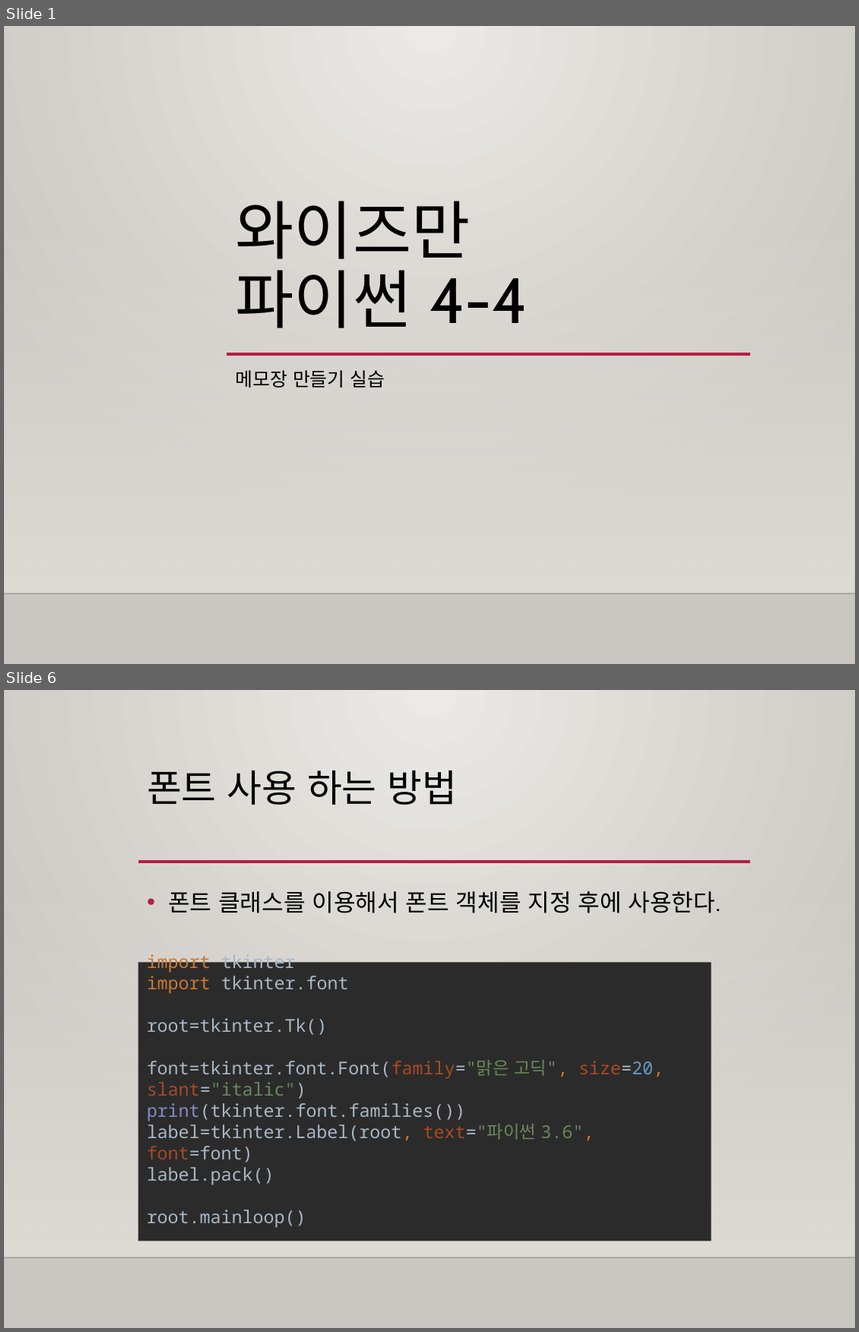
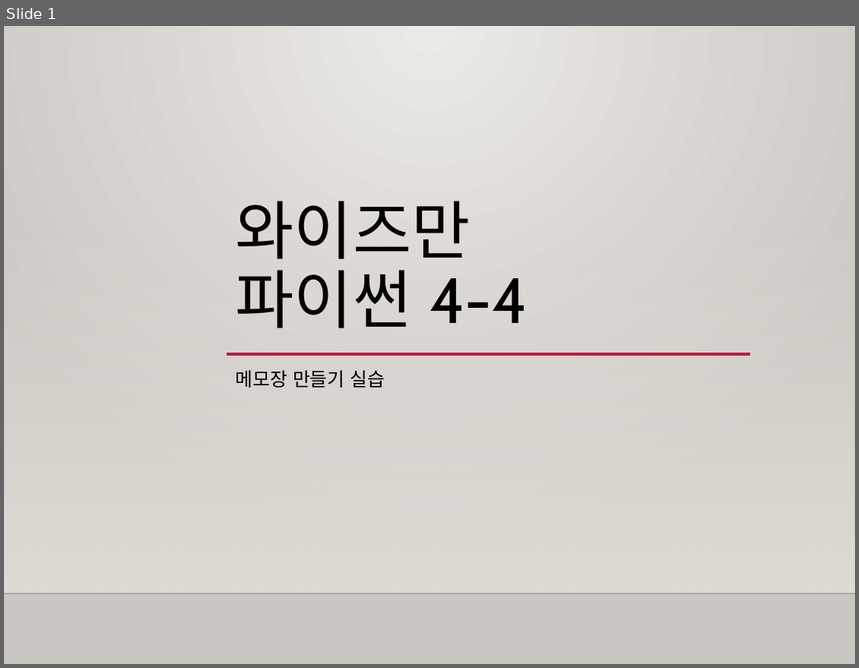
Before and after one commit to freshmea/weizman_python_class, a slide deck: textbook/파이썬4-4교시.pptx. Shown one above the other, each under a label of ours: slides 1 and 6 before the commit, slide 1 after it; the slides between them are not shown. The pictures are 859x1332 and 859x668 pixels, drawn with LibreOffice and Linux fonts; fonts in the diff are those of the drawing; background and template pictures are left out. Boxes give left, top, right and bottom in pixels: in the first picture for what was removed or moved away, otherwise in the second. Text is boxed around its words. In the diff, an @@ line names an element or a change of style, - is before the commit and + after.

```diff
--- a/textbook/파이썬4-4교시.pptx
+++ b/textbook/파이썬4-4교시.pptx
@@ slide 6 removed at [4,690,855,1328], background gradient #ECEAE7 to #CAC7C1; not listed: 2 template elements that a slide beside it also shows @@
@@ title removed at [147,771,458,805] @@
-폰트 사용 하는 방법
@@ line removed from (139, 862) to (750, 862) @@
@@ text removed at [168,891,721,913] @@
-• 폰트 클래스를 이용해서 폰트 객체를 지정 후에 사용한다.
@@ rectangle removed at [139,962,712,1242] @@
-import tkinter
-import tkinter.font
-root=tkinter.Tk()
-font=tkinter.font.Font(family="맑은 고딕", size=20, slant="italic")
-print(tkinter.font.families())
-label=tkinter.Label(root, text="파이썬 3.6", font=font)
-label.pack()
-root.mainloop()
```
Also in this commit, not shown: 2 slides changed, 3 slides added, 4 other slides removed, 7 other files.
